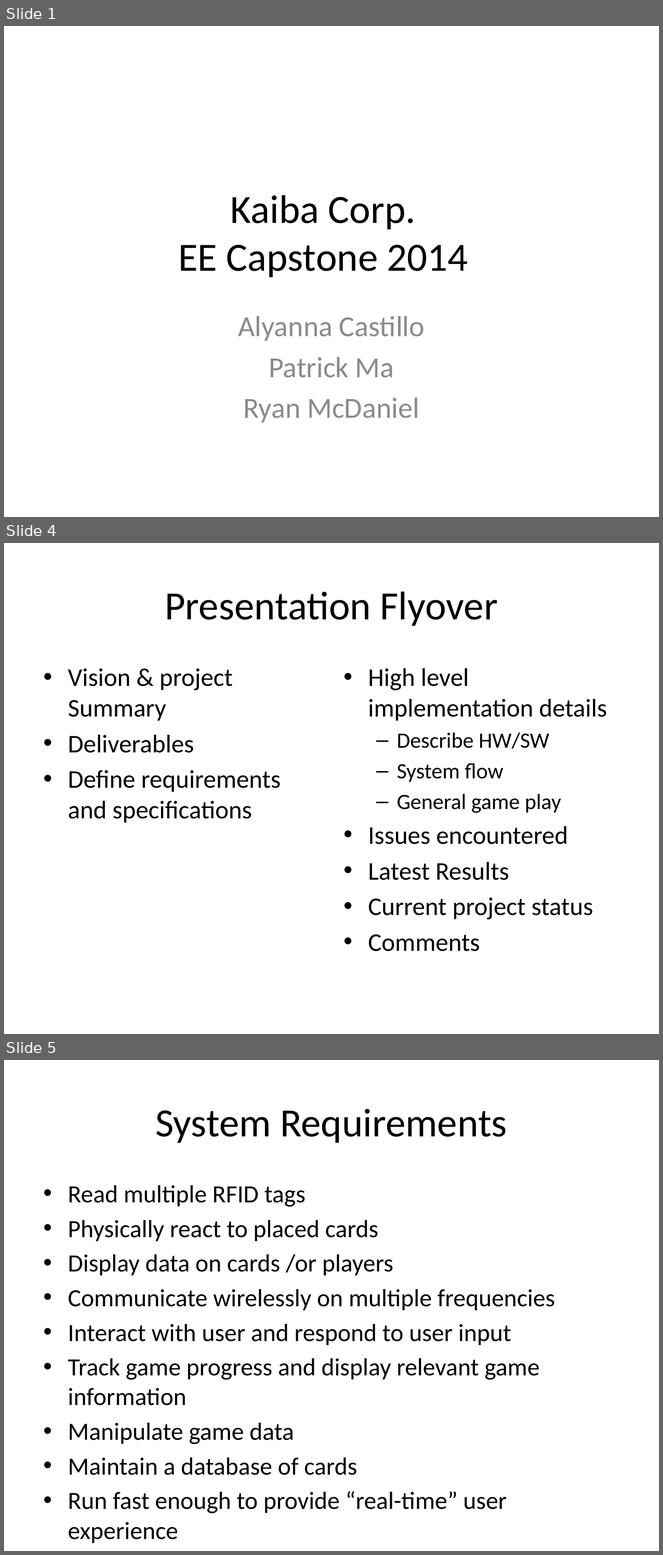
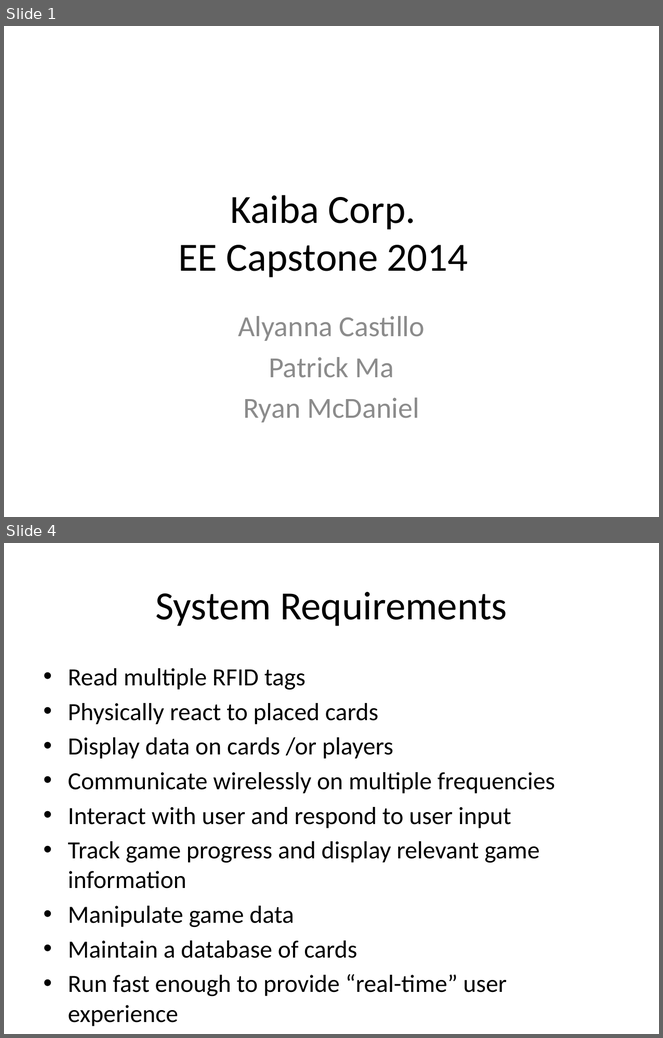
Before and after one commit to horsetailfiddlehead/ee478, a slide deck: Final Project/Documentation/Kaiba_Corp_Presentation.pptx. Shown one above the other, each under a label of ours: slides 1, 4 and 5 before the commit, slides 1 and 4 after it; the slides between them are not shown. The pictures are 663x1555 and 663x1038 pixels, drawn with LibreOffice and Linux fonts; fonts in the diff are those of the drawing. Boxes give left, top, right and bottom in pixels: in the first picture for what was removed or moved away, otherwise in the second. Text is boxed around its words. In the diff, an @@ line names an element or a change of style, - is before the commit and + after.

```diff
--- a/Final Project/Documentation/Kaiba_Corp_Presentation.pptx
+++ b/Final Project/Documentation/Kaiba_Corp_Presentation.pptx
@@ slide 4 removed at bbox=[4, 543, 659, 1034], background #FFFFFF @@
@@ title removed at bbox=[165, 591, 498, 626] @@
-Presentation Flyover
@@ text removed at bbox=[68, 668, 281, 823] @@
-• Vision & project Summary
-• Deliverables
-• Define requirements and specifications
@@ text removed at bbox=[368, 668, 607, 952] @@
-• High level implementation details
-  – Describe HW/SW
-  – System flow
-  – General game play
-• Issues encountered
-• Latest Results
-• Current project status
-• Comments
@@ what was slide 5 is now slide 4 @@
```
Also in this commit, not shown: 9 slides changed, 1 other slide removed.
